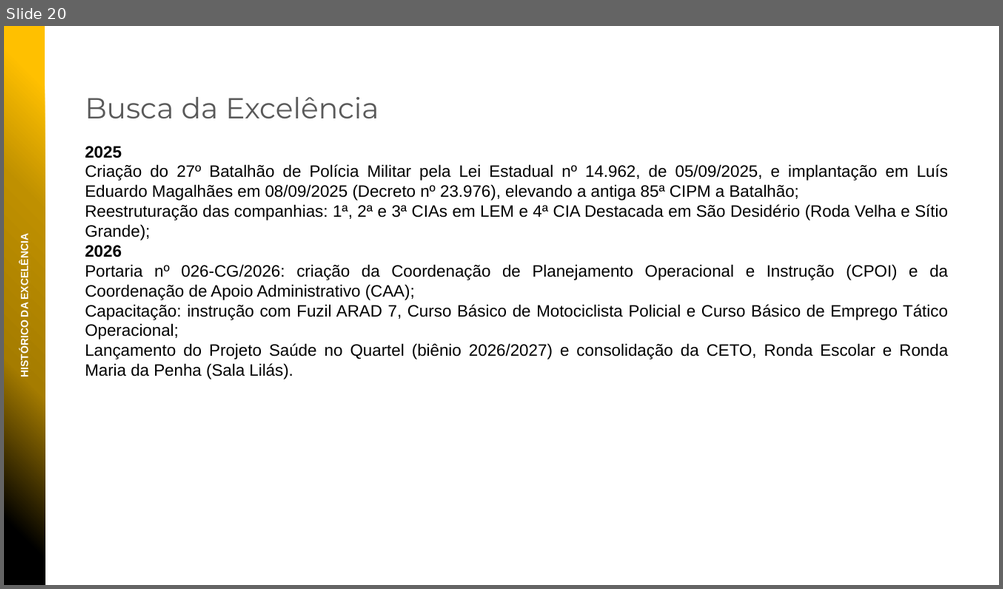
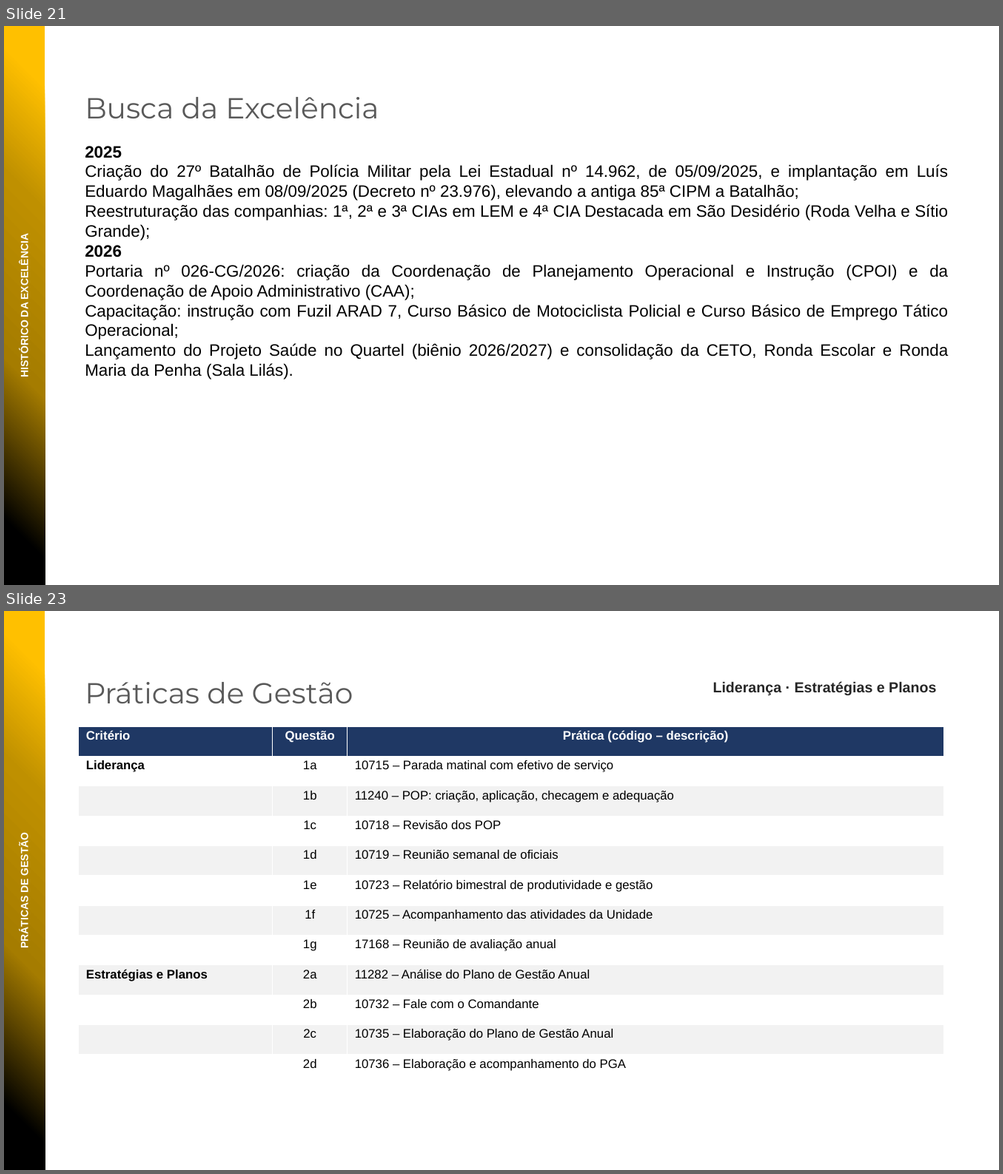
Before and after one commit to niltonbmg/CPOI, a slide deck: apresentacoes/PPMGQ_2026_27BPM.pptx. Shown one above the other, each under a label of ours: slide 20 before the commit, slides 21 and 23 after it; the slides between them are not shown. The pictures are 1003x589 and 1003x1174 pixels, drawn with LibreOffice and Linux fonts; fonts in the diff are those of the drawing; background and template pictures are left out. Boxes give left, top, right and bottom in pixels: in the first picture for what was removed or moved away, otherwise in the second. Text is boxed around its words. In the diff, an @@ line names an element or a change of style, - is before the commit and + after.

```diff
--- a/apresentacoes/PPMGQ_2026_27BPM.pptx
+++ b/apresentacoes/PPMGQ_2026_27BPM.pptx
@@ slide 23 added at box(4, 611, 999, 1170), background picture (left out) @@
@@ rectangle added at box(4, 611, 45, 1170), fill gradient #000000 to #A57C00 to #BF9000 to #FFC000 @@
@@ text added at box(85, 682, 353, 703), 28 pt, text #595959 @@
+Práticas de Gestão
@@ text added at box(713, 681, 936, 695), 14 pt, text #262626, bold @@
+Liderança · Estratégias e Planos
@@ table added at box(79, 726, 944, 1085), 12 rows, 3 columns @@
+Critério | Questão | Prática (código – descrição)
+Liderança | 1a | 10715 – Parada matinal com efetivo de serviço
+ | 1b | 11240 – POP: criação, aplicação, checagem e adequação
+ | 1c | 10718 – Revisão dos POP
+ | 1d | 10719 – Reunião semanal de oficiais
+ | 1e | 10723 – Relatório bimestral de produtividade e gestão
+ | 1f | 10725 – Acompanhamento das atividades da Unidade
+ | 1g | 17168 – Reunião de avaliação anual
+Estratégias e Planos | 2a | 11282 – Análise do Plano de Gestão Anual
+ | 2b | 10732 – Fale com o Comandante
+ | 2c | 10735 – Elaboração do Plano de Gestão Anual
+ | 2d | 10736 – Elaboração e acompanhamento do PGA
@@ text added at box(19, 836, 31, 947), 10 pt, text #FFFFFF, bold @@
+PRÁTICAS DE GESTÃO
@@ what was slide 20 is now slide 21 @@
```
Also in this commit, not shown: 1 slide changed, 8 other slides added.
